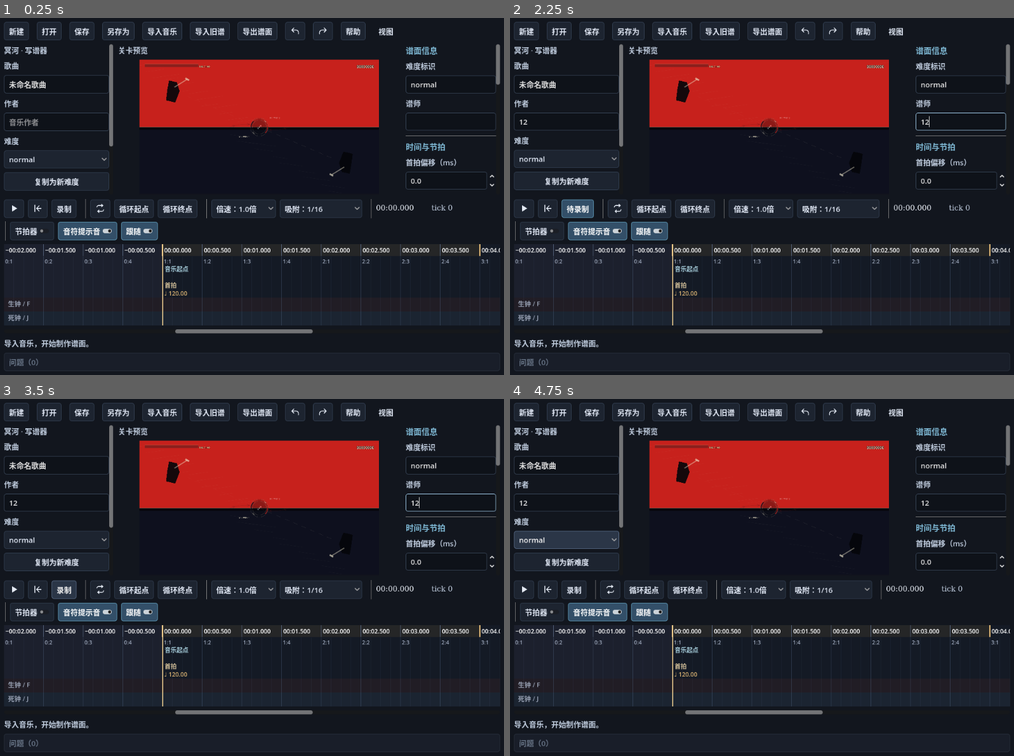
Above: before the commit, frames 1-4 (two rows, left to right).
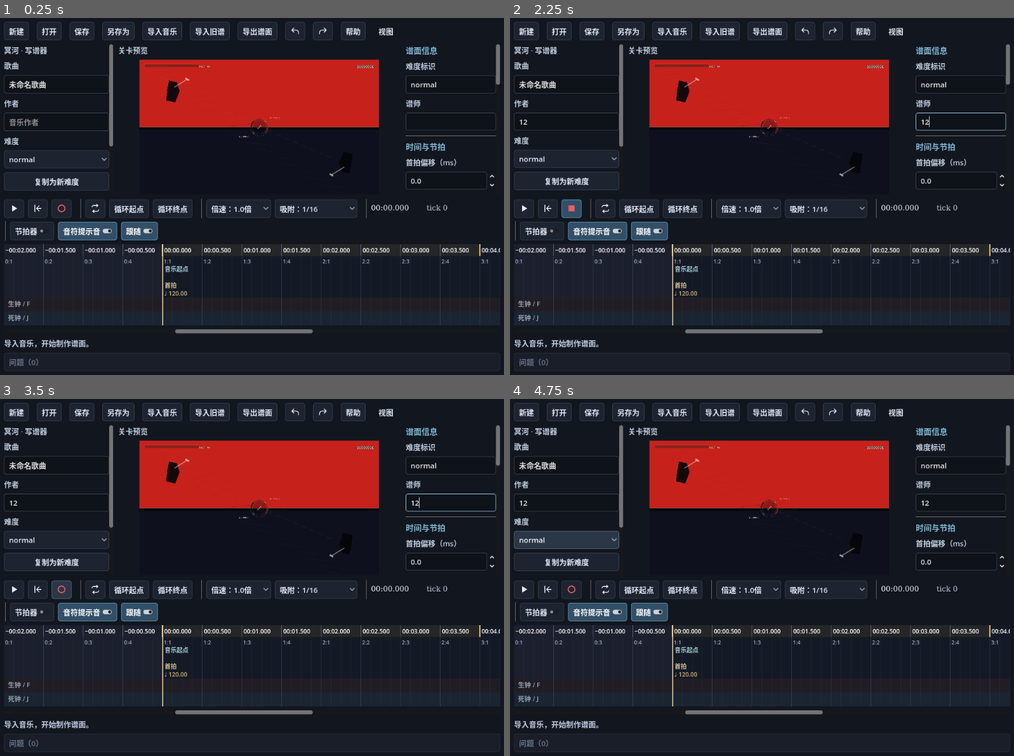
Above: after the commit, the same moments.

Repository: Hourglass5177/WaveNoMore
Game: Godot game, scene res://scenes/tools/chart_studio/studio.tscn
Two runs of this game, one before a commit and one after it. Both use one fixed random seed, a clock stepped at 60 frames per second and the inputs below. This scene is started directly instead of the project's main scene.
Inputs (mouse positions are in pixels of both pictures, inside the frame that each line leads up to):
- Up to frame 1 (0.25 s): no input
- Up to frame 2 (2.25 s): click (565, 121) at 0.52 s; type "12" at 0.6 s; click (958, 121) at 0.75 s; type "12" at 0.83 s; click (958, 121) at 1.27 s; type "12" at 1.35 s; click (575, 207) at 2 s, where only the run before the commit has a clickable "录制"
- Up to frame 3 (3.5 s): click (65, 588) at 2.75 s, where only the run before the commit has a clickable "待录制"
- Up to frame 4 (4.75 s): click "normal" at 3.5 s; click "normal" at 4.25 s

The runs differ from the first frame. In frame 1, 0.8% of the frame differs, in the area x 11-90%, y 50-57%; in frame 2, 1.1%, in the area x 11-92%, y 50-57%; in frame 3, 0.8%; in frame 4, 0.8%.

Commit message:
将录制按钮改为红色圆圈与停止方块

Diff:
--- /dev/null
+++ b/assets/chart_studio/record.svg
@@ -0,0 +1 @@
+<svg xmlns="http://www.w3.org/2000/svg" width="80" height="80" viewBox="0 0 24 24"><circle cx="12" cy="12" r="8" fill="none" stroke="#f05b63" stroke-width="2.5"/></svg>
--- /dev/null
+++ b/assets/chart_studio/record_stop.svg
@@ -0,0 +1 @@
+<svg xmlns="http://www.w3.org/2000/svg" width="80" height="80" viewBox="0 0 24 24"><rect x="5" y="5" width="14" height="14" fill="#f05b63"/></svg>
--- a/src/tools/chart_studio/studio_workspace.gd
+++ b/src/tools/chart_studio/studio_workspace.gd
@@ -32,6 +32,8 @@
 var _colors := {}
 var _preview_theme_id := ""
 var _problem_messages: PackedStringArray = []
+const RECORD_ICON = preload("res://assets/chart_studio/record.svg")
+const RECORD_STOP_ICON = preload("res://assets/chart_studio/record_stop.svg")
 const PLAY_ICON = preload("res://assets/chart_studio/play.svg")
 const PAUSE_ICON = preload("res://assets/chart_studio/pause.svg")
 @onready var timeline: StudioTimeline = $Layout/Split/TimelineColumn/Timeline
@@ -151,7 +153,9 @@
 	settings.load("user://chart_studio/settings.cfg")
 	_ui_scale = float(settings.get_value("ui", "scale", 0))
 	recorder.threshold_ms = float(settings.get_value("input", "hold_threshold_ms", 150))
-	_record_button.text = "录制"; _record_button.toggle_mode = true
+	_record_button.icon = RECORD_ICON; _record_button.toggle_mode = true
+	_record_button.custom_minimum_size = Vector2(36, 34)
+	_record_button.accessibility_name = "实时录入"
 	_record_button.tooltip_text = "开启／关闭实时录入（R）"; _record_button.focus_mode = Control.FOCUS_NONE
 	transport.get_node("Playback").add_child(_record_button)
 	_record_button.toggled.connect(func(enabled: bool) -> void:
@@ -199,7 +203,10 @@
 		_update_record_status())
 
 func _update_record_status() -> void:
-	_record_button.text = "录制中" if record_armed and audio.playing else "待录制" if record_armed else "录制"
+	# 方块表示可以关闭录制，包括已开启但尚未播放的状态。
+	_record_button.icon = RECORD_STOP_ICON if record_armed else RECORD_ICON
+	_record_button.tooltip_text = ("关闭实时录入（R）" if audio.playing else "已开启实时录入，播放后按 F／J；关闭（R）") if record_armed else "开启实时录入（R）"
+	_record_button.accessibility_name = "关闭实时录入" if record_armed else "开启实时录入"
 
 func _finish_recording(cancel_held := false) -> void:
 	if not recorder.active: return
